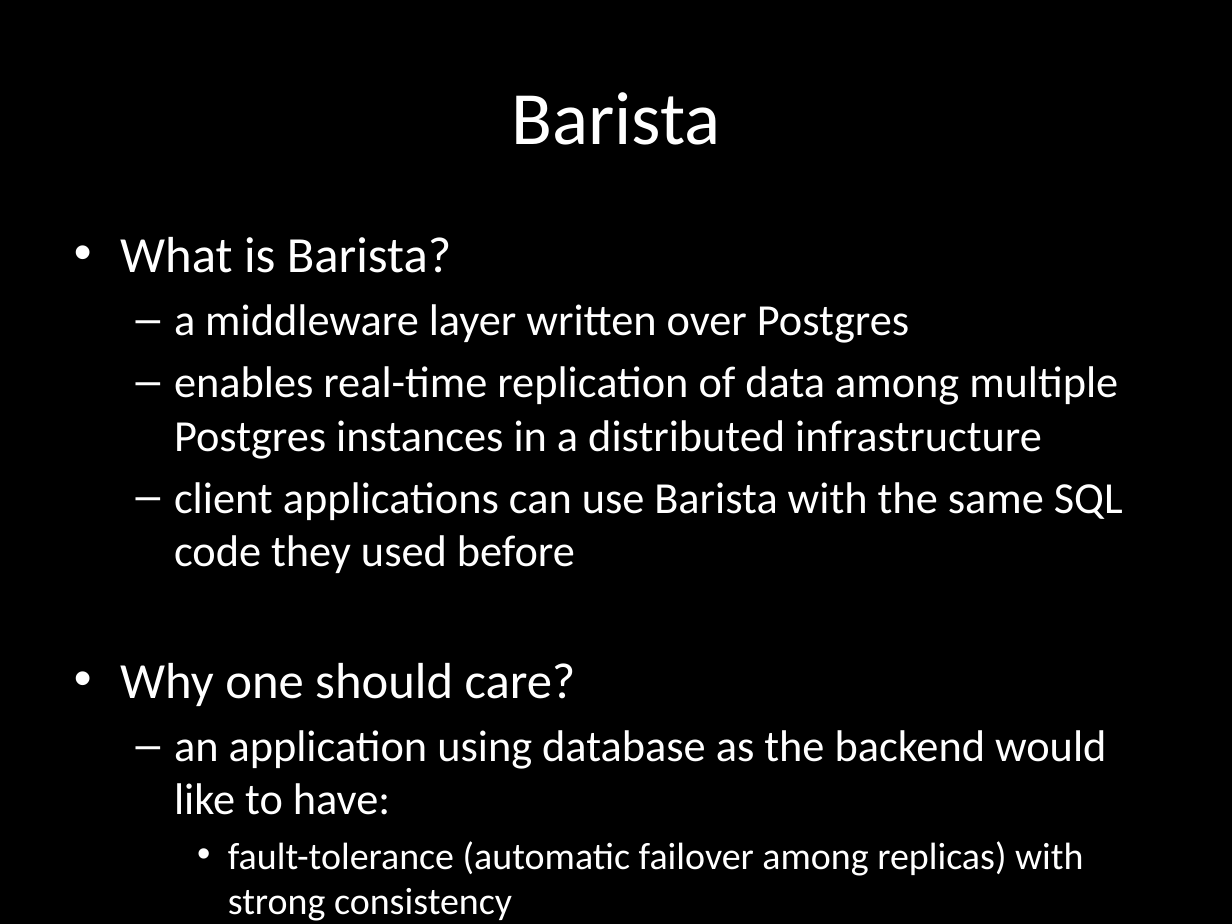
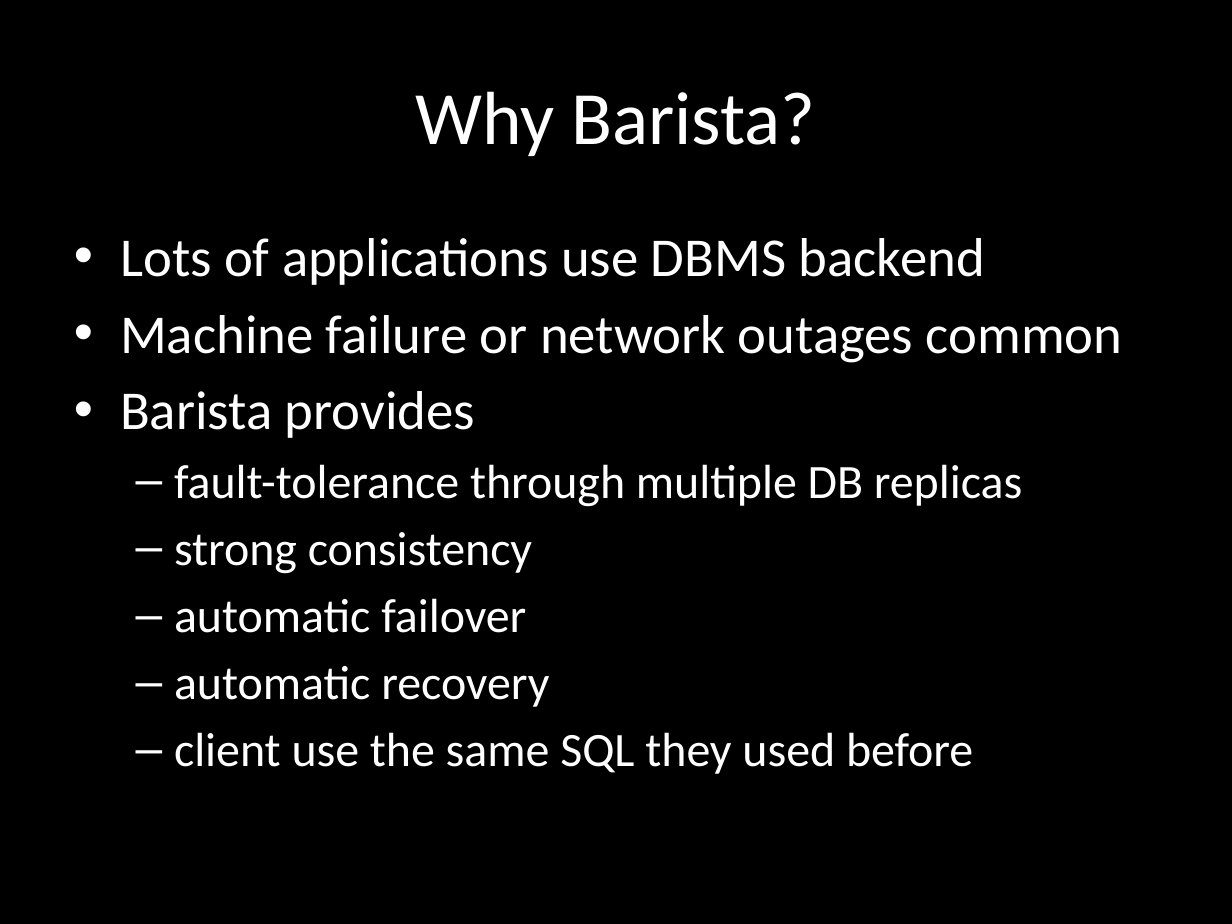
Before and after one commit to anantb/barista, a slide deck: slide 2 of slides/barista-checkoff-demo.pptx. Drawn at 1232x924 pixels with LibreOffice and Linux fonts; fonts in the diff are those of the drawing. Boxes give left, top, right and bottom in pixels: in the first picture for what was removed or moved away, otherwise in the second. Text is boxed around its words. In the diff, an @@ line names an element or a change of style, - is before the commit and + after.

Commit message:
fix client

```diff
--- a/slides/barista-checkoff-demo.pptx
+++ b/slides/barista-checkoff-demo.pptx
@@ title at (x1=415, y1=91, x2=816, y2=156): text changed @@
-Barista
+Why Barista?
@@ text at (x1=120, y1=238, x2=1123, y2=633): text changed; size 25.9 to 32 pt @@
-• What is Barista?
-  – a middleware layer written over Postgres
-  – enables real-time replication of data among multiple Postgres instances in a distributed infrastructure
-  – client applications can use Barista with the same SQL code they used before
-• Why one should care?
-  – an application using database as the backend would like to have:
-    • fault-tolerance (automatic failover among replicas) with strong consistency
+• Lots of applications use DBMS backend
+• Machine failure or network outages common
+• Barista provides
+  – fault-tolerance through multiple DB replicas
+  – strong consistency
+  – automatic failover
@@ text at (x1=174, y1=666, x2=549, y2=707): size 22.2 to 28 pt in "automatic recovery"; bullet • to –; list level 3 to 2 in "automatic recovery" @@
@@ text at (x1=174, y1=732, x2=973, y2=774): paragraph added @@
+  – client use the same SQL they used before
```
Also in this commit, not shown: 2 other slides changed, 1 slide added, 1 slide removed, 1 other file.
